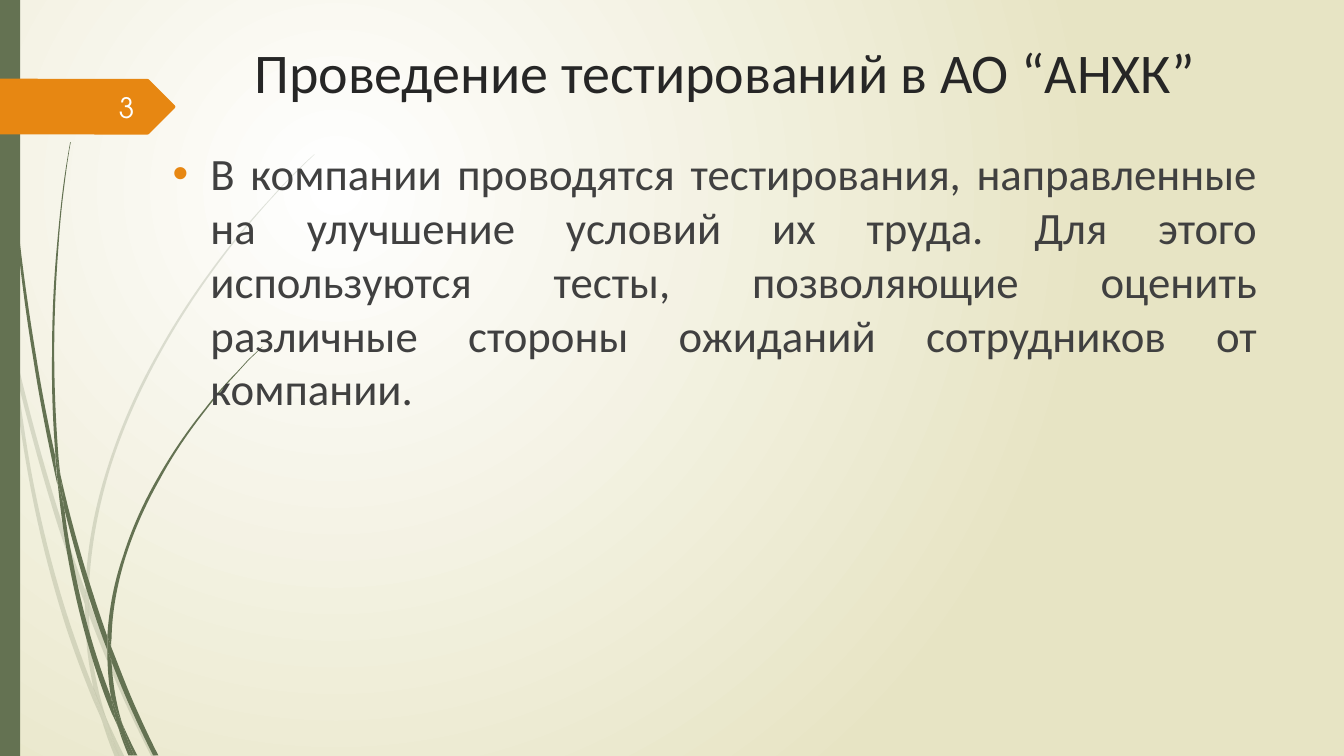
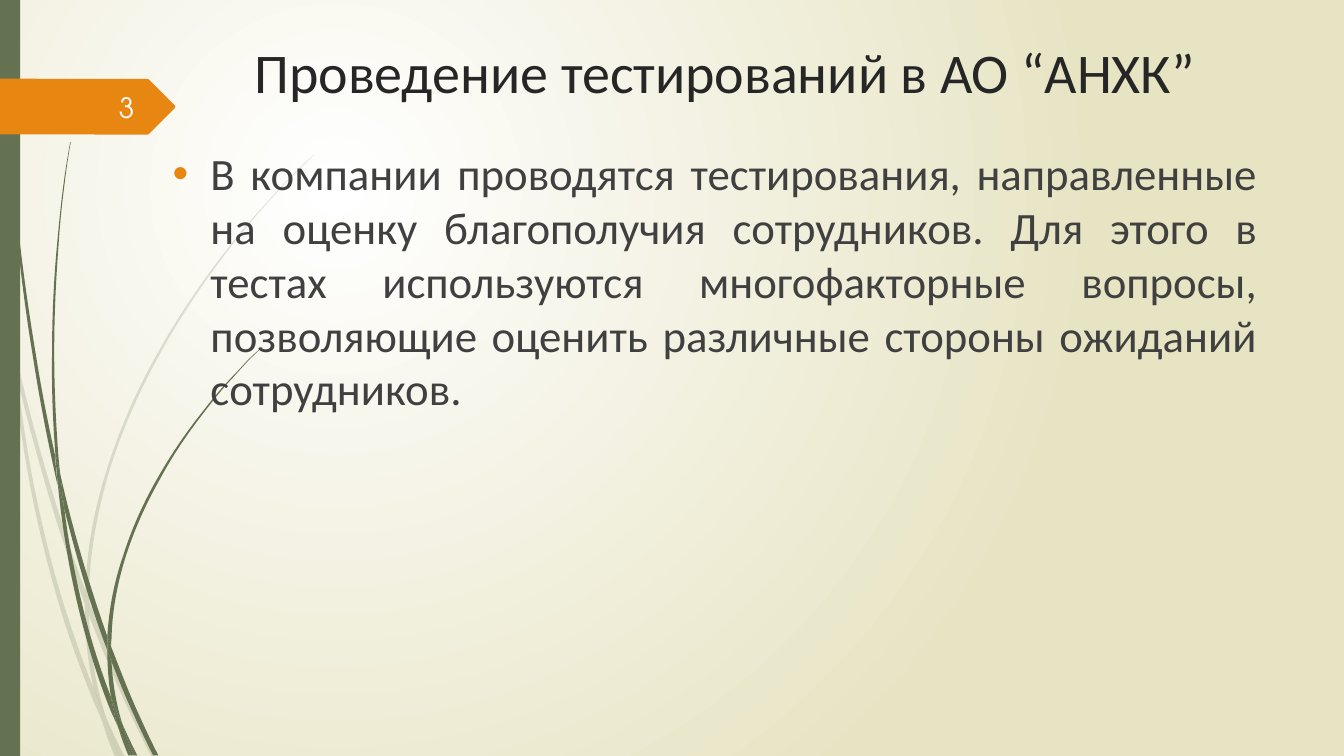
Before and after one commit to Csar9000/Quality-of-life-assessment-system, a slide deck: slide 3 of Документы/Презентация ВКР.pptx. Drawn at 1344x756 pixels with LibreOffice and Linux fonts; fonts in the diff are those of the drawing. Boxes give left, top, right and bottom in pixels: in the first picture for what was removed or moved away, otherwise in the second. Text is boxed around its words. In the diff, an @@ line names an element or a change of style, - is before the commit and + after.

```diff
--- a/Документы/Презентация ВКР.pptx
+++ b/Документы/Презентация ВКР.pptx
@@ text at <box>210,161,1257,413</box>: text changed @@
-• В компании проводятся тестирования, направленные на улучшение условий их труда. Для этого используются тесты, позволяющие оценить различные стороны ожиданий сотрудников от компании.
+• В компании проводятся тестирования, направленные на оценку благополучия сотрудников. Для этого в тестах используются многофакторные вопросы, позволяющие оценить различные стороны ожиданий сотрудников.
```
Also in this commit, not shown: 6 other slides changed, 1 slide removed, 1 other file.
